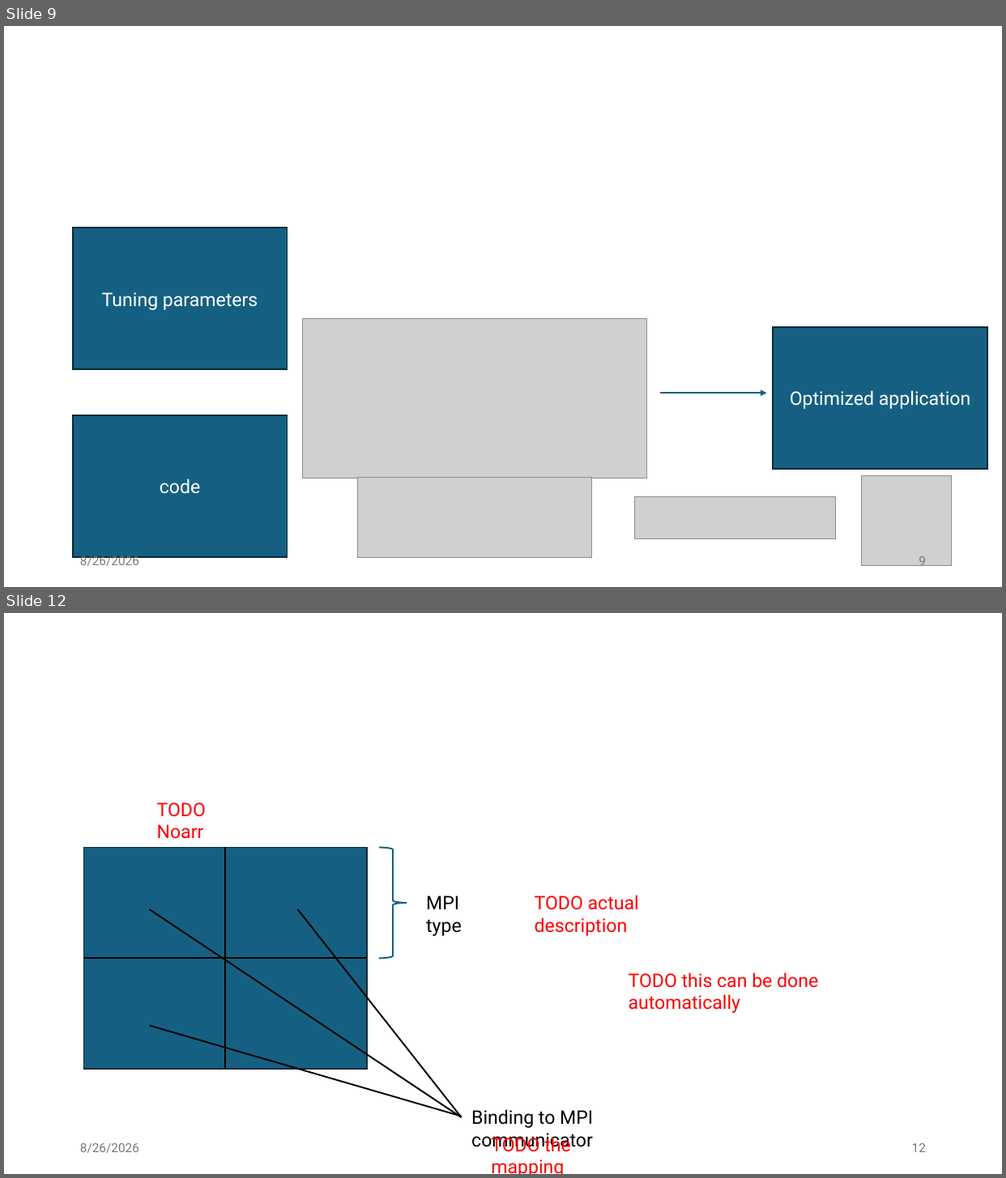
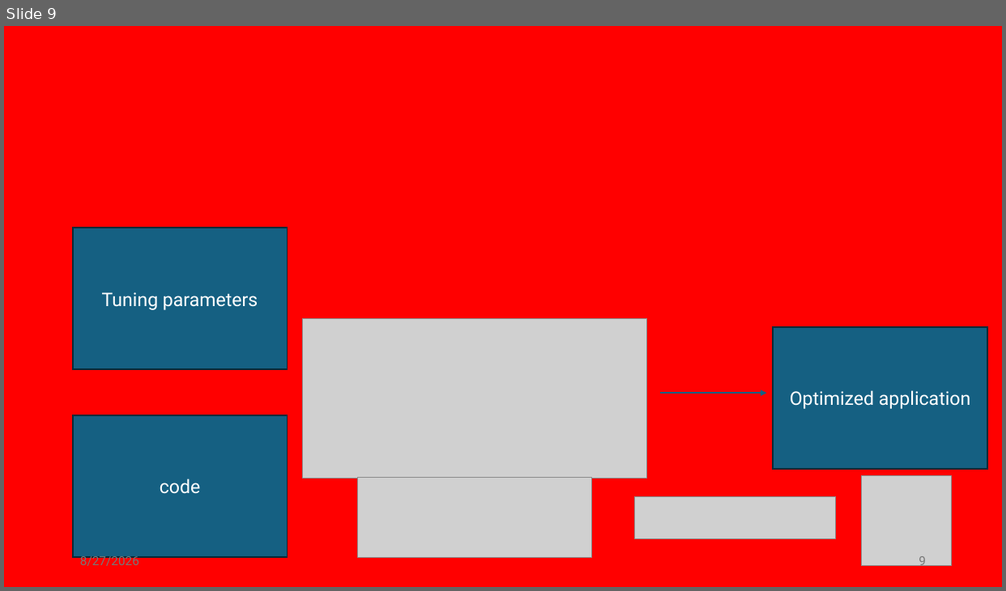
Before and after one commit to jiriklepl/phd-thesis, a slide deck: slides/Optimizing Memory Layouts and Traversal Orders in High-Performance Computing.pptx. Shown one above the other, each under a label of ours: slides 9 and 12 before the commit, slide 9 after it; the slides between them are not shown. The pictures are 1006x1178 and 1006x591 pixels, drawn with LibreOffice and Linux fonts; fonts in the diff are those of the drawing; grey boxes stand for pictures. Boxes give left, top, right and bottom in pixels: in the first picture for what was removed or moved away, otherwise in the second. Text is boxed around its words. In the diff, an @@ line names an element or a change of style, - is before the commit and + after.

```diff
--- a/slides/Optimizing Memory Layouts and Traversal Orders in High-Performance Computing.pptx
+++ b/slides/Optimizing Memory Layouts and Traversal Orders in High-Performance Computing.pptx
@@ slide 12 removed at <box>4,613,1002,1174</box>, background #FFFFFF @@
@@ text removed at <box>157,803,206,839</box> @@
-TODO Noarr
@@ rectangle removed at <box>84,847,367,1069</box> @@
@@ line removed from (226, 847) to (226, 1070) @@
@@ right brace removed at <box>379,847,407,958</box> @@
@@ text removed at <box>426,896,462,936</box> @@
-MPI type
@@ text removed at <box>535,895,639,936</box> @@
-TODO actual description
@@ line removed from (149, 909) to (462, 1118) @@
@@ line removed from (297, 909) to (462, 1118) @@
@@ line removed from (84, 958) to (367, 958) @@
@@ text removed at <box>629,973,818,1013</box> @@
-TODO this can be done automatically
@@ line removed from (149, 1025) to (462, 1117) @@
@@ text removed at <box>471,1110,593,1152</box> @@
-Binding to MPI communicator
@@ text removed at <box>80,1144,139,1153</box> @@
-8/26/2026
@@ text removed at <box>491,1135,570,1174</box> @@
-TODO the mapping
@@ page number removed at <box>912,1144,926,1152</box> @@
-12
@@ slide 9 changed as well @@
@@ background #FFFFFF to #FF0000 @@
@@ text at <box>80,555,139,566</box>: text changed @@
-8/26/2026
+8/27/2026
```
Also in this commit, not shown: 34 other slides changed, 2 slides added, 1 other slide removed.
